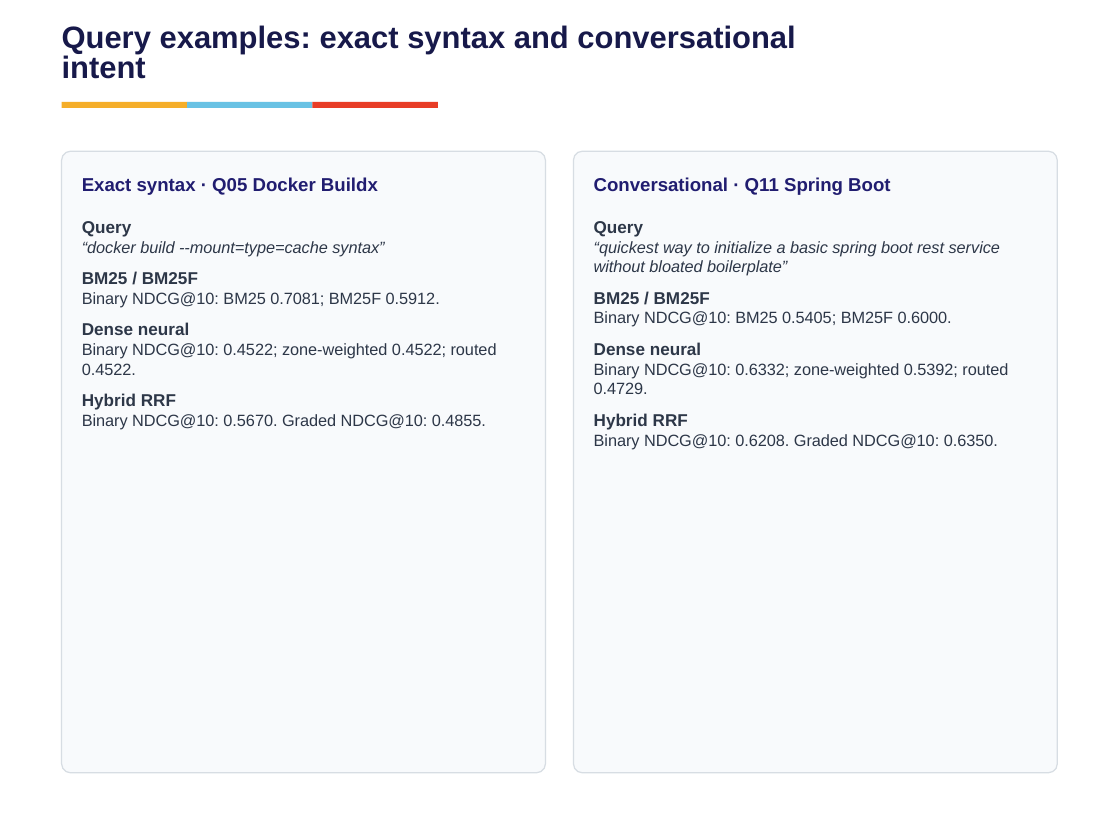
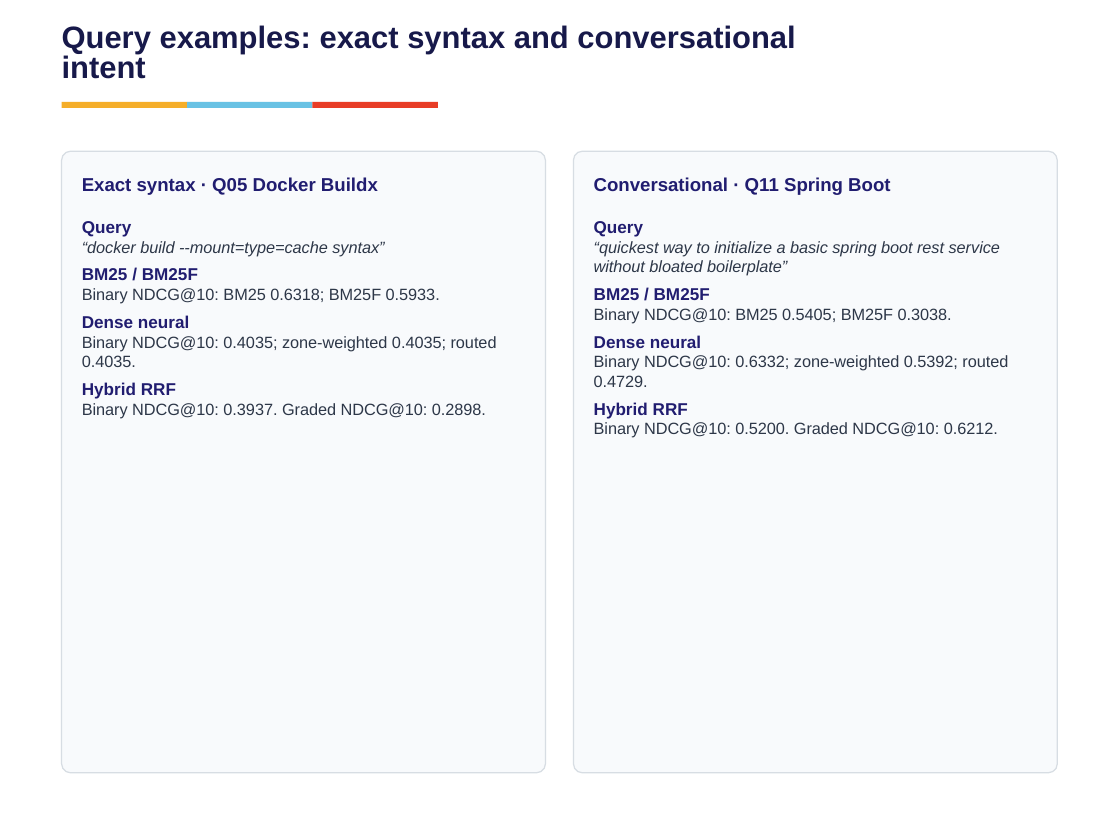
Before and after one commit to vishrutbhushan/ir-benchmark, a slide deck: slide 15 of presentation/Group7_BM25 vs Neural Retrieval on Technical Documents.pptx (slide 17 before the commit). Drawn at 1120x840 pixels with LibreOffice and Linux fonts; fonts in the diff are those of the drawing. Boxes give left, top, right and bottom in pixels: in the first picture for what was removed or moved away, otherwise in the second. Text is boxed around its words. In the diff, an @@ line names an element or a change of style, - is before the commit and + after.

Commit message:
Update presentation and preserve latest strict evaluation results
Add search UI cache control and disable query-vector cache when requested. Include strict judgments, latest BM25F and hybrid rankings, metrics, latency samples, and presentation charts.

```diff
--- a/presentation/Group7_BM25 vs Neural Retrieval on Technical Documents.pptx
+++ b/presentation/Group7_BM25 vs Neural Retrieval on Technical Documents.pptx
@@ text at bbox=[82, 221, 198, 399]: text colour #2D3748 to #211D70 in "Query", "BM25 / BM25F", "Dense neural", "Hybrid RRF" @@
@@ text at bbox=[594, 221, 710, 419]: text colour #2D3748 to #211D70 in "Query", "BM25 / BM25F", "Dense neural", "Hybrid RRF" @@
@@ text at bbox=[82, 288, 440, 304]: text changed @@
-Binary NDCG@10: BM25 0.7081; BM25F 0.5912.
+Binary NDCG@10: BM25 0.6318; BM25F 0.5933.
@@ text at bbox=[594, 308, 952, 323]: text changed @@
-Binary NDCG@10: BM25 0.5405; BM25F 0.6000.
+Binary NDCG@10: BM25 0.5405; BM25F 0.3038.
@@ text at bbox=[82, 336, 497, 367]: text changed @@
-Binary NDCG@10: 0.4522; zone-weighted 0.4522; routed 0.4522.
+Binary NDCG@10: 0.4035; zone-weighted 0.4035; routed 0.4035.
@@ text at bbox=[82, 403, 486, 419]: text changed @@
-Binary NDCG@10: 0.5670. Graded NDCG@10: 0.4855.
+Binary NDCG@10: 0.3937. Graded NDCG@10: 0.2898.
@@ text at bbox=[594, 422, 998, 438]: text changed @@
-Binary NDCG@10: 0.6208. Graded NDCG@10: 0.6350.
+Binary NDCG@10: 0.5200. Graded NDCG@10: 0.6212.
```
Also in this commit, not shown: 14 other slides changed, 1 slide removed, 23 other files.
